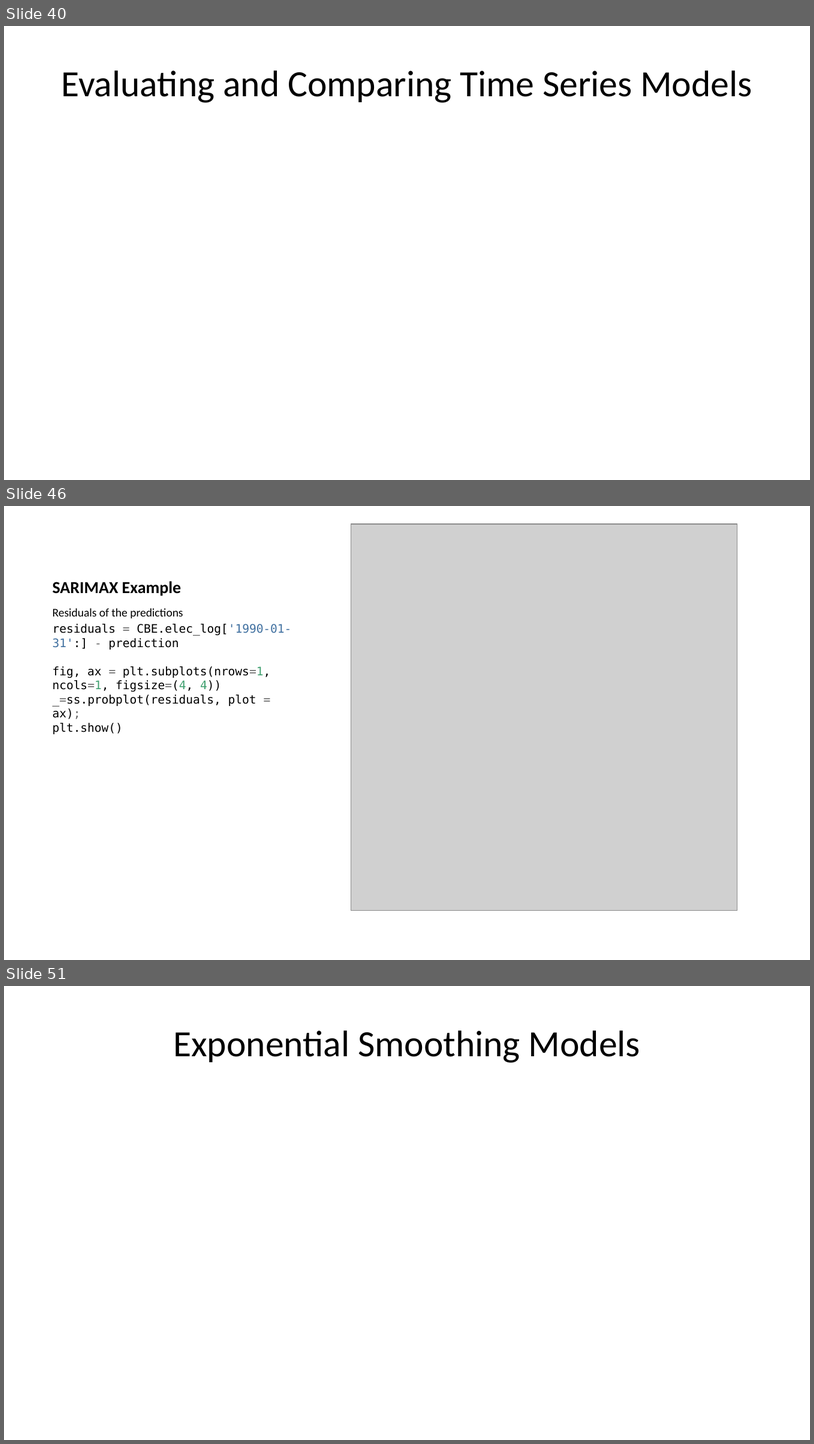
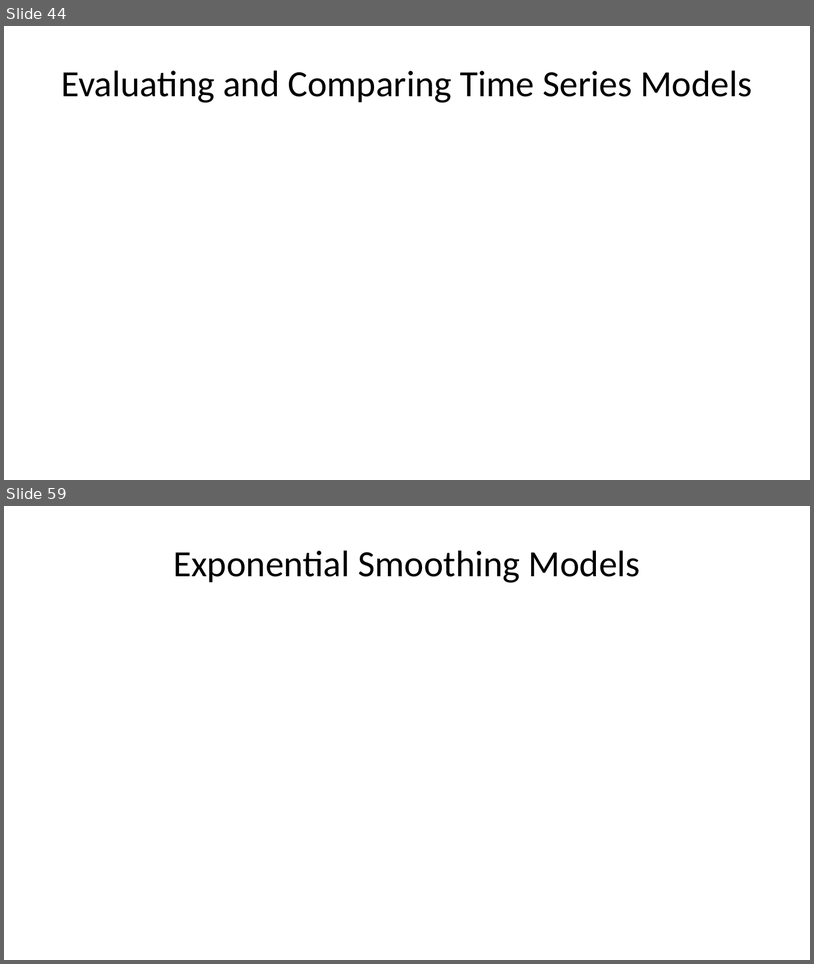
Before and after one commit to StephenElston/CSCI-E-83, a slide deck: LectureSlides/12_IntroductionToTimeSeriesForecasting.pptx. Shown one above the other, each under a label of ours: slides 40, 46 and 51 before the commit, slides 44 and 59 after it; the slides between them are not shown. The pictures are 814x1444 and 814x964 pixels, drawn with LibreOffice and Linux fonts; fonts in the diff are those of the drawing; grey boxes stand for pictures. Boxes give left, top, right and bottom in pixels: in the first picture for what was removed or moved away, otherwise in the second. Text is boxed around its words. In the diff, an @@ line names an element or a change of style, - is before the commit and + after.

```diff
--- a/LectureSlides/12_IntroductionToTimeSeriesForecasting.pptx
+++ b/LectureSlides/12_IntroductionToTimeSeriesForecasting.pptx
@@ slide 46 removed at bbox=[4, 506, 810, 960], background #FFFFFF @@
@@ picture removed at bbox=[351, 524, 738, 910] @@
@@ title removed at bbox=[53, 581, 182, 596] @@
-SARIMAX Example
@@ text removed at bbox=[53, 608, 291, 734] @@
-Residuals of the predictions
-residuals = CBE.elec_log['1990-01-31':] - prediction
-fig, ax = plt.subplots(nrows=1, ncols=1, figsize=(4, 4))
-_=ss.probplot(residuals, plot = ax);
-plt.show()
@@ what was slide 40 is now slide 44 @@
@@ what was slide 51 is now slide 59 @@
```
Also in this commit, not shown: 7 slides changed, 13 slides added, 4 other slides removed.
